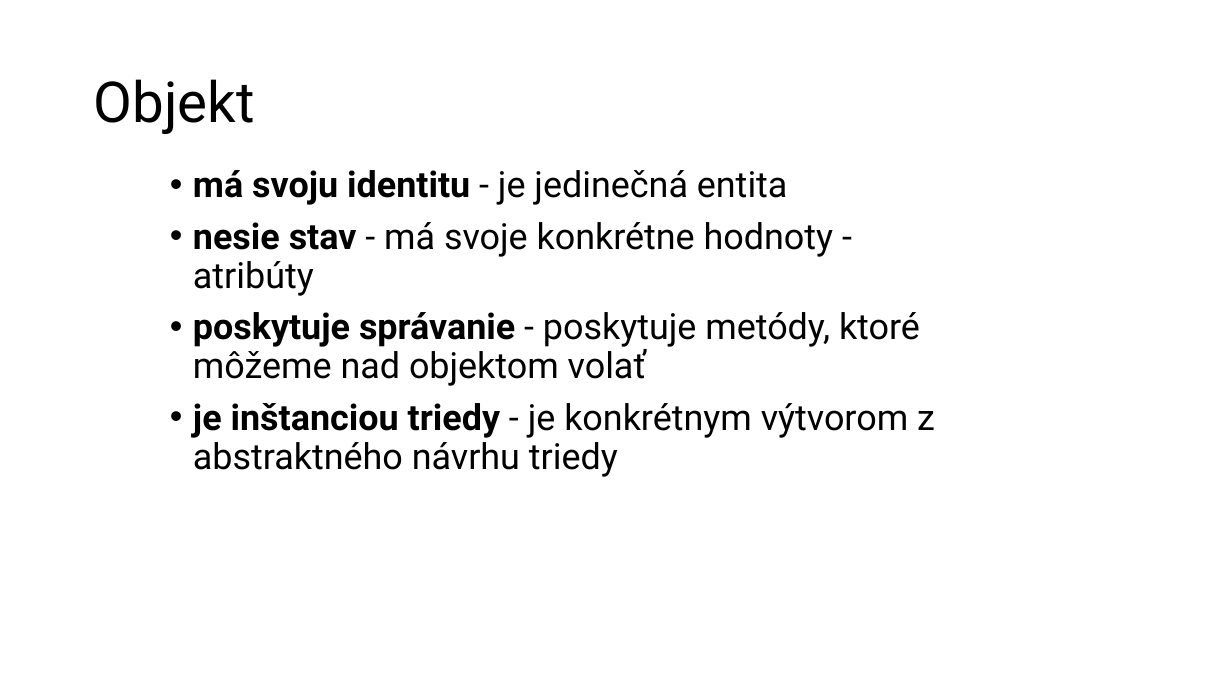
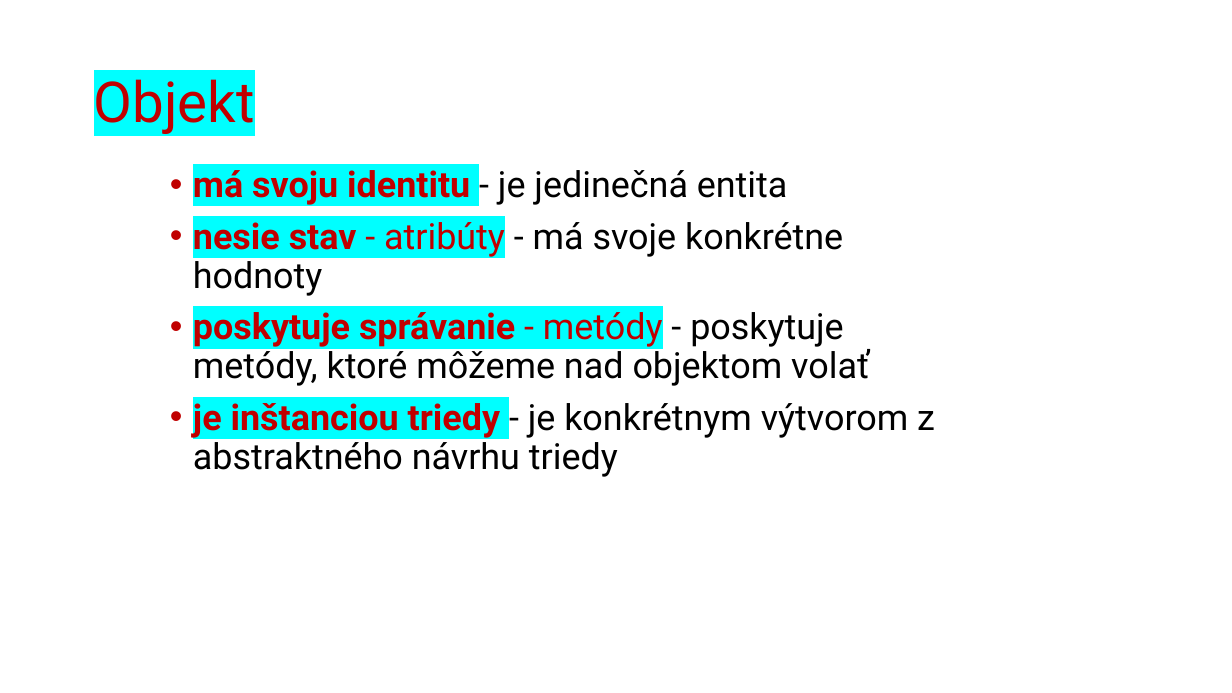
Before and after one commit to wagjo/oop, a slide deck: slide 4 of prezentacie/t03w.pptx. Drawn at 1232x693 pixels with LibreOffice and Linux fonts; fonts in the diff are those of the drawing. Boxes give left, top, right and bottom in pixels: in the first picture for what was removed or moved away, otherwise in the second. Text is boxed around its words. In the diff, an @@ line names an element or a change of style, - is before the commit and + after.

Commit message:
ppt

```diff
--- a/prezentacie/t03w.pptx
+++ b/prezentacie/t03w.pptx
@@ title "Objekt" at box(94, 79, 255, 134): text colour #000000 to #C00000, highlight none to #00FFFF @@
@@ text at box(193, 170, 935, 477): text colour #000000 to #C00000, highlight none to #00FFFF in "má svoju identitu", "je inštanciou triedy" @@
@@ text at box(193, 222, 869, 386): text changed @@
-• nesie stav - má svoje konkrétne hodnoty - atribúty
-• poskytuje správanie - poskytuje metódy, ktoré môžeme nad objektom volať
+• nesie stav - atribúty - má svoje konkrétne hodnoty
+• poskytuje správanie - metódy - poskytuje metódy, ktoré môžeme nad objektom volať
```
Also in this commit, not shown: 4 other slides changed, 3 other files.
